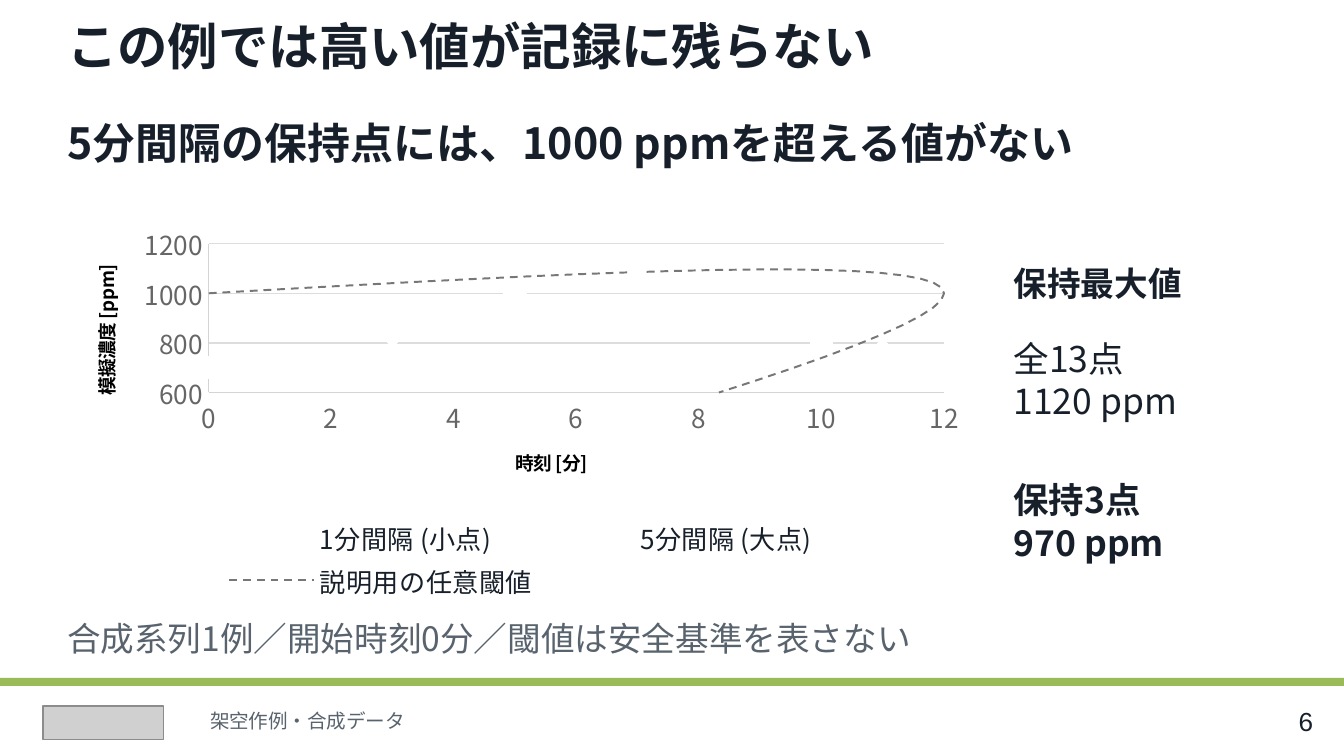
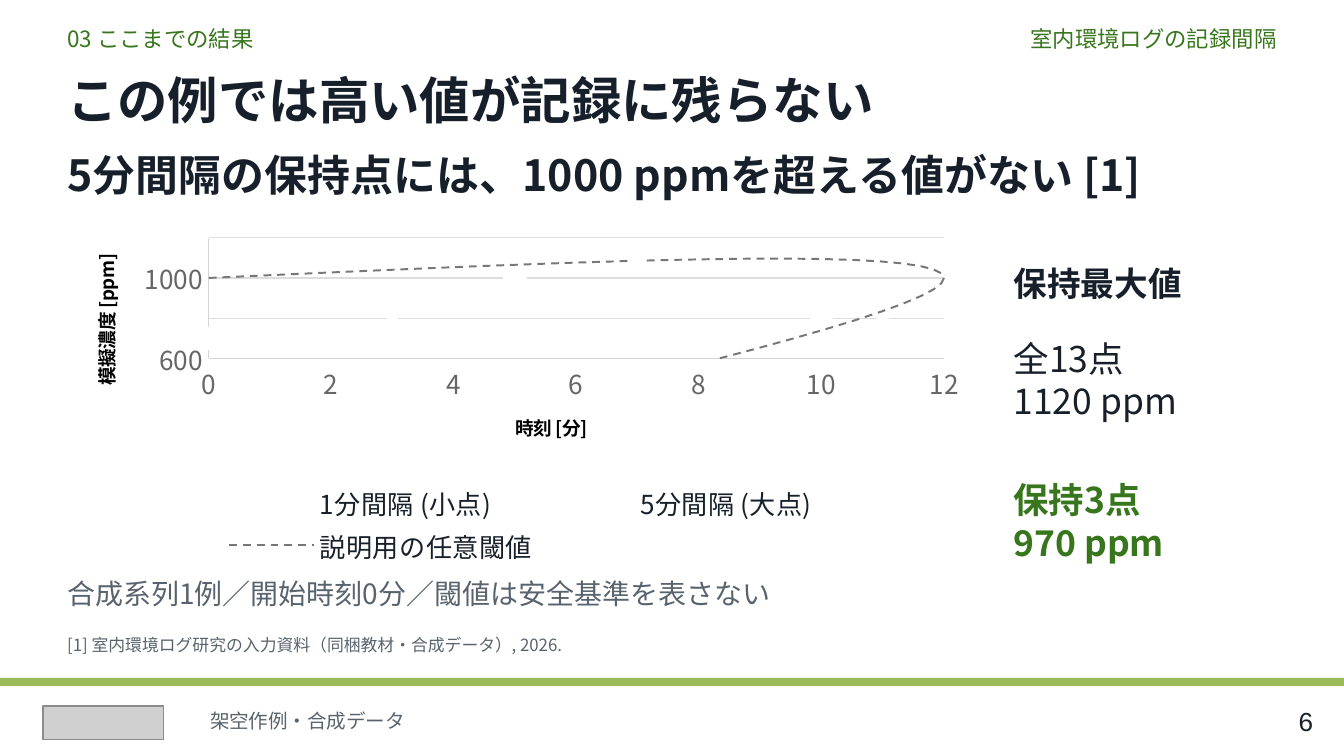
Before and after one commit to cpslab/skill-create-slides, a slide deck: slide 6 of assets/visual-reference/cps-layout-reference.pptx. Drawn at 1344x756 pixels with LibreOffice and Linux fonts; fonts in the diff are those of the drawing; grey boxes stand for pictures. Boxes give left, top, right and bottom in pixels: in the first picture for what was removed or moved away, otherwise in the second. Text is boxed around its words. In the diff, an @@ line names an element or a change of style, - is before the commit and + after.

```diff
--- a/assets/visual-reference/cps-layout-reference.pptx
+++ b/assets/visual-reference/cps-layout-reference.pptx
@@ text added at [67, 28, 254, 49], 12 pt, text #38761D @@
+03 ここまでの結果
@@ text added at [1030, 28, 1276, 49], 12 pt, text #38761D @@
+室内環境ログの記録間隔
@@ text "この例では高い値が記録に残らない": place and size @@
-text "この例では高い値が記録に残らない" at [67, 21, 873, 70]
+text "この例では高い値が記録に残らない" at [67, 75, 873, 124]
@@ text at [67, 154, 1141, 201]: text changed @@
-5分間隔の保持点には、1000 ppmを超える値がない
+5分間隔の保持点には、1000 ppmを超える値がない [1]
@@ scatter chart: place and size @@
-scatter chart at [65, 216, 977, 605]
+scatter chart at [65, 231, 977, 570]
@@ text "保持3点" at [1014, 483, 1164, 564]: text colour #17202A to #38761D @@
@@ text "合成系列1例／開始時刻0分／閾値は安全基準を表さない": place and size @@
-text "合成系列1例／開始時刻0分／閾値は安全基準を表さない" at [67, 622, 911, 654]
+text "合成系列1例／開始時刻0分／閾値は安全基準を表さない" at [67, 580, 770, 607]
@@ text "合成系列1例／開始時刻0分／閾値は安全基準を表さない" at [67, 580, 770, 607]: size 18 to 15 pt @@
@@ text added at [67, 637, 562, 654], 9 pt, text #59636E @@
+[1] 室内環境ログ研究の入力資料（同梱教材・合成データ）, 2026.
```
Also in this commit, not shown: 6 other slides changed, 1 slide added, 26 other files.
